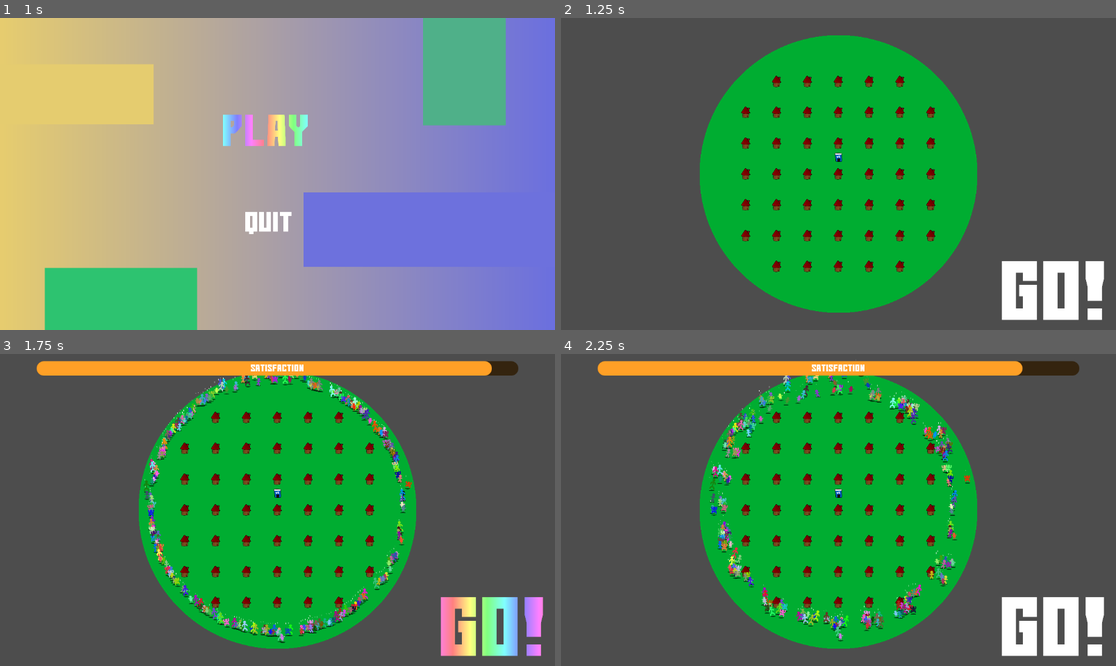
Above: before the commit, frames 1-4 (two rows, left to right).
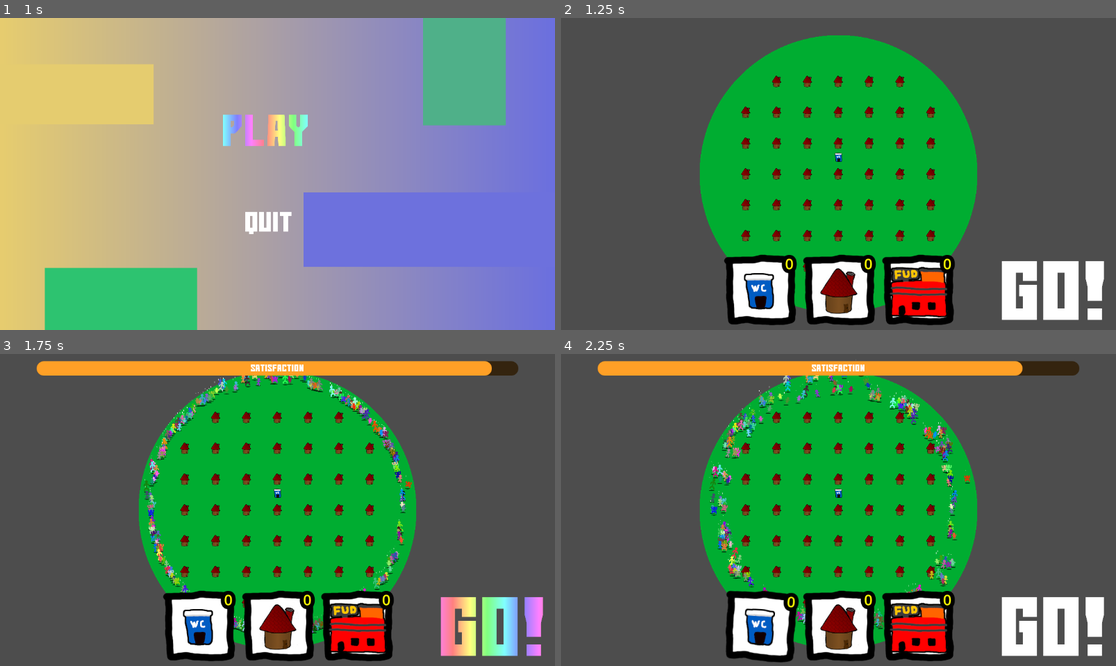
Above: after the commit, the same moments.

Repository: Viggzta/gmtk-jam-2024
Game: Godot game, scene res://main_menu.tscn
The game is run twice, just before and just after one commit, with the same random seed, the same clock (stepped at 60 frames per second) and the same inputs. Sound files missing from this copy of the repository are replaced by a short silence.
Inputs (mouse positions are in pixels of both pictures, inside the frame that each line leads up to):
- Up to frame 1 (1 s): click (271, 130) at 0.5 s
- Up to frame 2 (1.25 s): no input
- Up to frame 3 (1.75 s): click (493, 625) at 1.25 s
- Up to frame 4 (2.25 s): click (760, 628) at 2 s, where only the run after the commit has a clickable "0"

Frame 1 is identical in both runs. In frame 2, 8.1% of the frame differs, in the area x 29-71%, y 75-99%; in frame 3, 8.1%; in frame 4, 8.1%.

Commit message:
feat: add actionbar and some building for it to choose placement

Diff:
--- a/src/scenes/levels/the_level.gd
+++ b/src/scenes/levels/the_level.gd
@@ -2,8 +2,6 @@
 
 const globals = preload("res://scripts/Globals.gd")
 
-const SHITHOUSE = preload("res://scenes/buildings/shithouse.tscn")
-const HOUSE = preload("res://scenes/buildings/house.tscn")
 const DUDE = preload("res://scenes/npc/dude.tscn")
 
 @onready var dude_root: Node2D = $DudeRoot
@@ -19,9 +17,14 @@
 
 var building_spots: Dictionary = {}
 var current_max_radius: float;
+var building_map: Dictionary = {
+	BuildingType.Type.House:preload("res://scenes/buildings/house.tscn"),
+	BuildingType.Type.ShitHouse:preload("res://scenes/buildings/shithouse.tscn"),
+BuildingType.Type.Donken:preload("res://scenes/buildings/donken.tscn") }
 
 func house_clicked(building: Building) -> void:
-	var house: Building = SHITHOUSE.instantiate()
+	var house_resource: Resource = building_map[Globals.current_building_type]
+	var house : Building = house_resource.instantiate()
 	house.initialize(building.position)
 	house.pressed.connect(house_clicked)
 	building_spots[building.position] = house
@@ -36,7 +39,8 @@
 			if length < radius:
 				var new_pos: Vector2 = Vector2(x * building_offset, y * building_offset)
 				if !building_spots.has(new_pos):
-					var house: Building = HOUSE.instantiate()
+					var house_resource : Resource = building_map[BuildingType.Type.House]
+					var house: Building = house_resource.instantiate()
 					house.initialize(new_pos)
 					house.pressed.connect(house_clicked)
 					building_spots[new_pos] = house
--- a/src/scenes/levels/the_level.tscn
+++ b/src/scenes/levels/the_level.tscn
@@ -1,14 +1,15 @@
-[gd_scene load_steps=12 format=3 uid="uid://7q2324t0mnuw"]
+[gd_scene load_steps=13 format=3 uid="uid://7q2324t0mnuw"]
 
 [ext_resource type="Script" path="res://scenes/levels/the_level.gd" id="1_vl667"]
-[ext_resource type="PackedScene" path="res://scenes/camera.tscn" id="2_1diri"]
+[ext_resource type="PackedScene" uid="uid://d3r14xo6jdyqj" path="res://scenes/camera.tscn" id="2_1diri"]
 [ext_resource type="Script" path="res://scenes/levels/background_control.gd" id="2_s734i"]
 [ext_resource type="PackedScene" uid="uid://bgwmdxqpopxo" path="res://scenes/buildings/shithouse.tscn" id="3_q6e3f"]
-[ext_resource type="PackedScene" uid="uid://k2865pts53gq" path="res://scenes/ui/hud.tscn" id="4_2f8vd"]
-[ext_resource type="PackedScene" uid="uid://1aye1f1hfbhr" path="res://scenes/ui/satisfaction_ui.tscn" id="4_26rng"]
+[ext_resource type="PackedScene" path="res://scenes/ui/hud.tscn" id="4_2f8vd"]
+[ext_resource type="PackedScene" path="res://scenes/ui/satisfaction_ui.tscn" id="4_26rng"]
 [ext_resource type="PackedScene" uid="uid://ci78tpn52jqrb" path="res://scenes/ui/settings_control.tscn" id="4_v4ej8"]
 [ext_resource type="Material" uid="uid://2nan6h7ds1xj" path="res://scripts/level_base/background_material.tres" id="5_dbp6e"]
 [ext_resource type="AudioStream" uid="uid://deogsrqi7jxd" path="res://audio/music/song1.wav" id="6_mrrr6"]
+[ext_resource type="PackedScene" uid="uid://c31no46xncyhw" path="res://scenes/ui/action_bar.tscn" id="7_56pmc"]
 [ext_resource type="Script" path="res://scenes/levels/music_player.gd" id="7_ouja1"]
 
 [sub_resource type="NavigationPolygon" id="NavigationPolygon_rxodp"]
@@ -46,6 +47,9 @@
 metadata/_edit_use_anchors_ = true
 
 [node name="CanvasLayer" type="CanvasLayer" parent="."]
+
+[node name="ActionBar" parent="CanvasLayer" instance=ExtResource("7_56pmc")]
+button_offset = 100.0
 
 [node name="SatisfactionUi" parent="CanvasLayer" instance=ExtResource("4_26rng")]
 anchors_preset = 5
--- a/src/scenes/ui/action_bar.gd
+++ b/src/scenes/ui/action_bar.gd
@@ -3,10 +3,17 @@
 @onready var action_buttons: Control = $ActionButtons
 const ACTION_BUTTON = preload("res://scenes/ui/action_button.tscn")
 const BAJA_MAJA = preload("res://art/buildings/baja-maja.png")
+const HOUSE = preload("res://art/buildings/house3.png")
+const DONKEN = preload("res://art/buildings/donken.png")
 
 @export var button_offset: float = 100.
 
 func _ready() -> void:
+	_init_building_button(BAJA_MAJA, BuildingType.Type.ShitHouse)
+	_init_building_button(HOUSE, BuildingType.Type.House)
+	_init_building_button(DONKEN, BuildingType.Type.Donken)
+
+func _init_building_button(resource : Resource, building_type : BuildingType.Type) -> void:
 	var ab: ActionButton = ACTION_BUTTON.instantiate()
-	ab.initialize(BAJA_MAJA, BuildingType.Type.ShitHouse)
+	ab.initialize(resource, building_type)
 	action_buttons.add_child(ab)
--- a/src/scenes/ui/action_bar.tscn
+++ b/src/scenes/ui/action_bar.tscn
@@ -1,14 +1,16 @@
-[gd_scene load_steps=2 format=3 uid="uid://dlt5hvje4cgux"]
+[gd_scene load_steps=2 format=3 uid="uid://c31no46xncyhw"]
 
 [ext_resource type="Script" path="res://scenes/ui/action_bar.gd" id="1_fukgl"]
 
 [node name="ActionBar" type="Control"]
 layout_mode = 3
-anchors_preset = 15
-anchor_right = 1.0
+anchors_preset = 7
+anchor_left = 0.5
+anchor_top = 1.0
+anchor_right = 0.5
 anchor_bottom = 1.0
 grow_horizontal = 2
-grow_vertical = 2
+grow_vertical = 0
 script = ExtResource("1_fukgl")
 
 [node name="ActionButtons" type="HFlowContainer" parent="."]
--- a/src/scenes/ui/action_button.gd
+++ b/src/scenes/ui/action_button.gd
@@ -1,6 +1,6 @@
 class_name ActionButton
 
-extends TextureRect
+extends TextureButton
 
 var building_type: BuildingType.Type
 
@@ -26,3 +26,7 @@
 	_animation_step = 0
 	rotation_degrees = 0
 	_hoover = false
+
+
+func _on_pressed() -> void:
+	Globals.current_building_type = building_type
--- a/src/scenes/ui/action_button.tscn
+++ b/src/scenes/ui/action_button.tscn
@@ -9,7 +9,7 @@
 outline_size = 32
 outline_color = Color(0, 0, 0, 1)
 
-[node name="ActionButton" type="TextureRect"]
+[node name="ActionButton" type="TextureButton"]
 anchors_preset = 8
 anchor_left = 0.5
 anchor_top = 0.5
@@ -22,7 +22,7 @@
 grow_horizontal = 2
 grow_vertical = 2
 pivot_offset = Vector2(80, 80)
-texture = ExtResource("1_e1257")
+texture_normal = ExtResource("1_e1257")
 script = ExtResource("2_hx2xh")
 
 [node name="BuildingTexture" type="TextureRect" parent="."]
@@ -54,3 +54,4 @@
 
 [connection signal="mouse_entered" from="." to="." method="_on_mouse_entered"]
 [connection signal="mouse_exited" from="." to="." method="_on_mouse_exited"]
+[connection signal="pressed" from="." to="." method="_on_pressed"]
--- a/src/scenes/ui/building_type.gd
+++ b/src/scenes/ui/building_type.gd
@@ -2,4 +2,4 @@
 
 extends Node
 
-enum Type { ShitHouse }
+enum Type { ShitHouse, House, Donken }
--- a/src/scripts/Globals.gd
+++ b/src/scripts/Globals.gd
@@ -10,6 +10,8 @@
 
 enum GameState { Setup, Rush, Failure, Success }
 var current_state: GameState = GameState.Setup
+var current_building_type: BuildingType.Type
+
 
 @onready var _music_bus := AudioServer.get_bus_index(_music_bus_name)
 @onready var _fx_bus := AudioServer.get_bus_index(_fx_bus_name)
--- a/src/scripts/donken.gd
+++ b/src/scripts/donken.gd
@@ -5,7 +5,7 @@
 	sprite = $Donken
 	body = $Collider
 	need_type = Dude.NeedType.Eat
-
+	super._ready()
 # Called every frame. 'delta' is the elapsed time since the previous frame.
 func _process(delta: float) -> void:
 	pass
Not shown: 1 places in src/scenes/buildings/donken.tscn that only renumber resources
Not shown: 1 places in src/scenes/ui/action_button.tscn that only renumber resources
